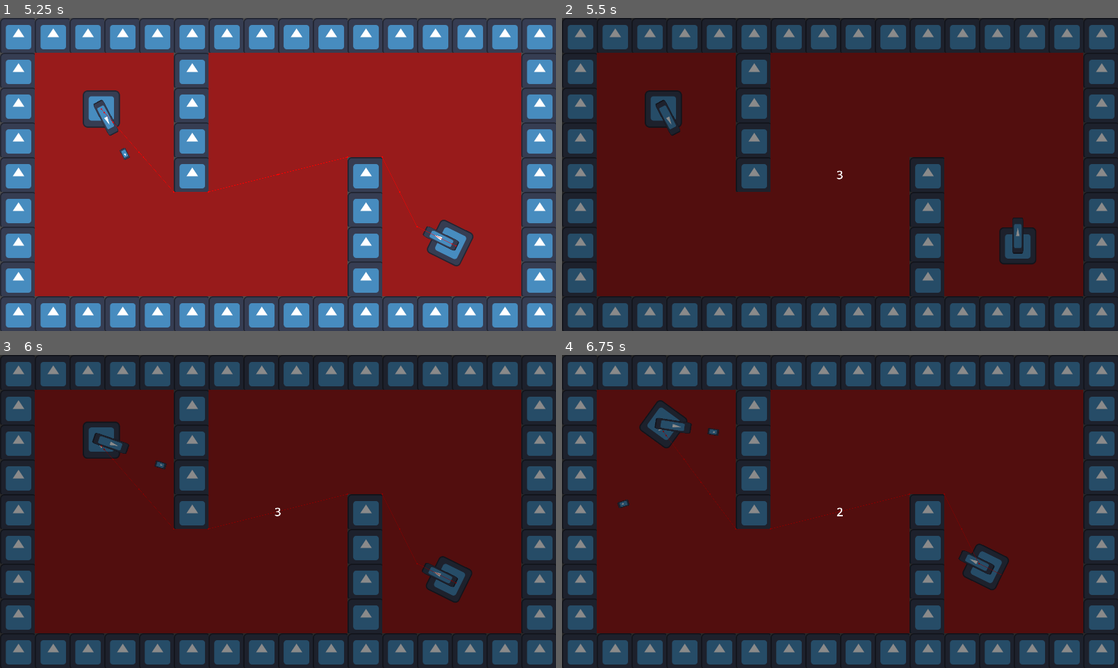
Above: before the commit, frames 1-4 (two rows, left to right).
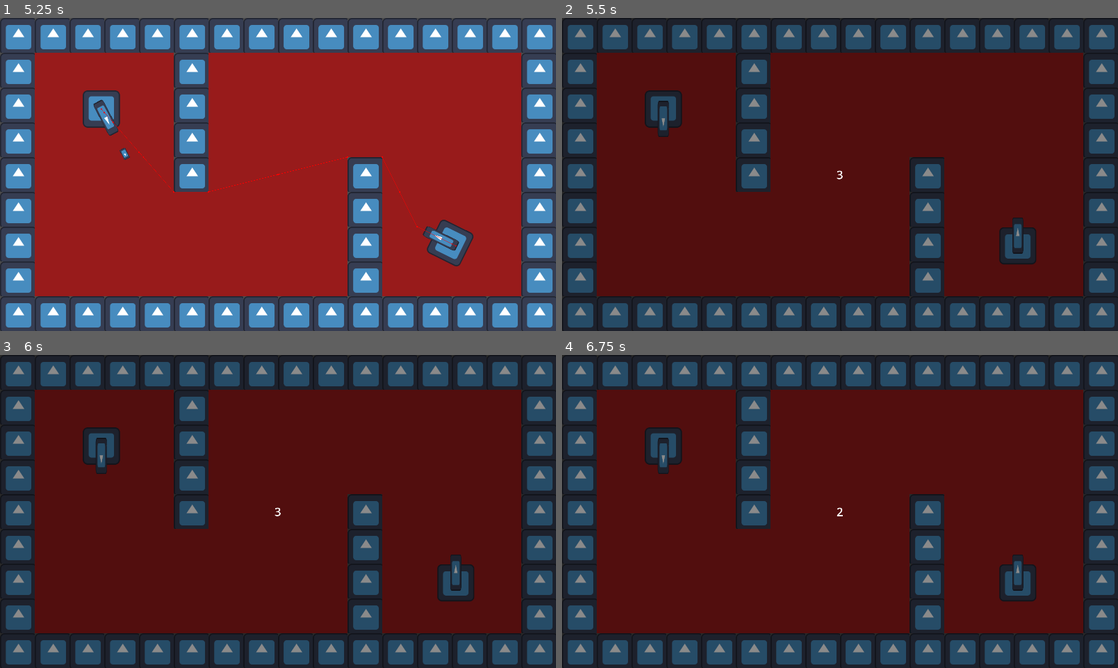
Above: after the commit, the same moments.

Repository: AugWii/GMTK-Game-Jam-Project
Game: Godot game, scene res://scenes/main.tscn
The game is run twice, just before and just after one commit, with the same random seed, the same clock (stepped at 60 frames per second) and the same inputs. The engine's default icon, where the game draws it, is replaced by a stand-in: a white triangle on a blue panel in a dark square.
Inputs (mouse positions are in pixels of both pictures, inside the frame that each line leads up to):
- Up to frame 1 (5.25 s): click "Play" at 0.5 s; tap Enter (ui_accept) at 1.25, 1.52, 2, 2.27, 2.75, 3.5, 3.77, 4.25, 4.52, 5 s; move the mouse to (400, 158) at 1.27 s; press the mouse at (400, 158) at 1.28 s; hold D (turn_right) 1.28-2.03 s; move the mouse to (166, 190) at 2.02 s; release the mouse at (166, 190) at 2.03 s; hold S (move_backward) 2.03-2.78 s; click (166, 190) at 2.1 s; move the mouse to (333, 105) at 2.77 s; press the mouse at (333, 105) at 2.78 s; hold D (turn_right) 2.78-3.53 s; move the mouse to (250, 237) at 3.52 s; release the mouse at (250, 237) at 3.53 s; hold W (move_forward) 3.53-4.28 s; click (250, 237) at 3.6 s; move the mouse to (444, 221) at 4.27 s; press the mouse at (444, 221) at 4.28 s; hold A (turn_left) from 4.28 s (still down); move the mouse to (111, 127) at 5.02 s; release the mouse at (111, 127) at 5.03 s; click (111, 127) at 5.1 s
- Up to frame 2 (5.5 s): keep holding A (turn_left); tap Enter (ui_accept) at 5.27 s
- Up to frame 3 (6 s): move the mouse to (305, 511) at 5.77 s; release A (turn_left) at 5.78 s; press the mouse at (305, 511) at 5.78 s; hold S (move_backward) from 5.78 s (still down)
- Up to frame 4 (6.75 s): move the mouse to (756, 433) at 6.52 s; release S (move_backward) at 6.53 s; release the mouse at (756, 433) at 6.53 s; hold D (turn_right) from 6.53 s (still down); click (756, 433) at 6.6 s

Frame 1 is identical in both runs. In frame 2, 0.2% of the frame differs, in the area x 16-22%, y 26-38%; in frame 3, 1.5%; in frame 4, 3.0%, in the area x 9-86%, y 14-79%.

Commit message:
fixed loading error

Diff:
--- a/scenes/current_level.gd
+++ b/scenes/current_level.gd
@@ -17,4 +17,5 @@
 		child.queue_free()
 	if(levelNum == 1):
 		currLevel = Level1.instantiate()
-		self.add_child(currLevel)
+		call_deferred("add_child", currLevel)
+		#self.add_child(currLevel)
--- a/scripts/main.gd
+++ b/scripts/main.gd
@@ -14,6 +14,7 @@
 	countdown_func()
 
 func countdown_func() -> void:
+	get_tree().paused = true
 	var countdown_ui = $GUI/Control/Countdown
 	var countdown_label: Label = $GUI/Control/Countdown/CountdownLabel
 	var countdown: int = 3
